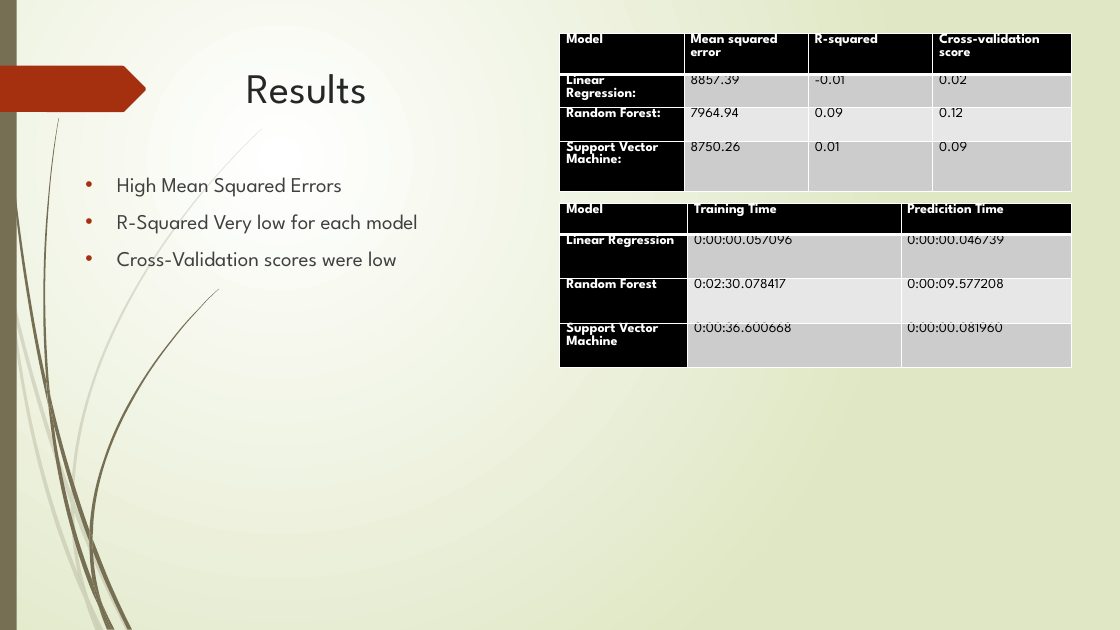
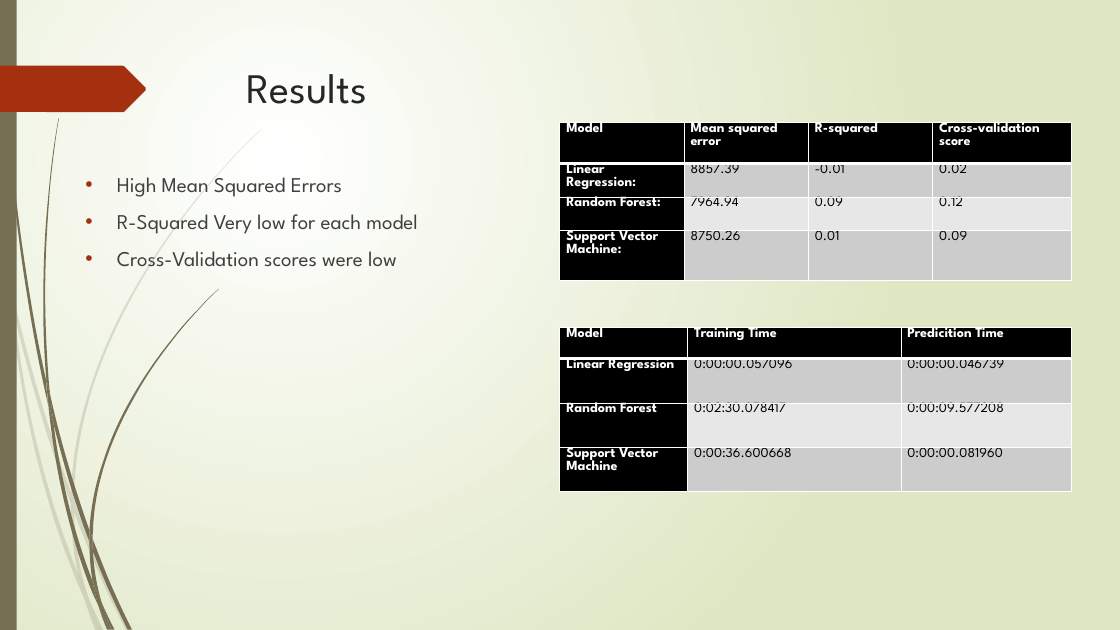
Before and after one commit to jm0rt1/value-investing-data-mining, a slide deck: slide 8 of docs/assignments/final paper/James_Mortensen_Final_Presentation.pptx. Drawn at 1120x630 pixels with LibreOffice and Linux fonts; fonts in the diff are those of the drawing. Boxes give left, top, right and bottom in pixels: in the first picture for what was removed or moved away, otherwise in the second. Text is boxed around its words. In the diff, an @@ line names an element or a change of style, - is before the commit and + after.

```diff
--- a/docs/assignments/final paper/James_Mortensen_Final_Presentation.pptx
+++ b/docs/assignments/final paper/James_Mortensen_Final_Presentation.pptx
@@ table resized from (x1=560, y1=34, x2=1072, y2=222) to (x1=560, y1=123, x2=1072, y2=346) @@
@@ table moved from (x1=560, y1=203, x2=1072, y2=368) to (x1=560, y1=328, x2=1072, y2=492) @@
```
Also in this commit, not shown: 5 other slides changed, 2 other files.
